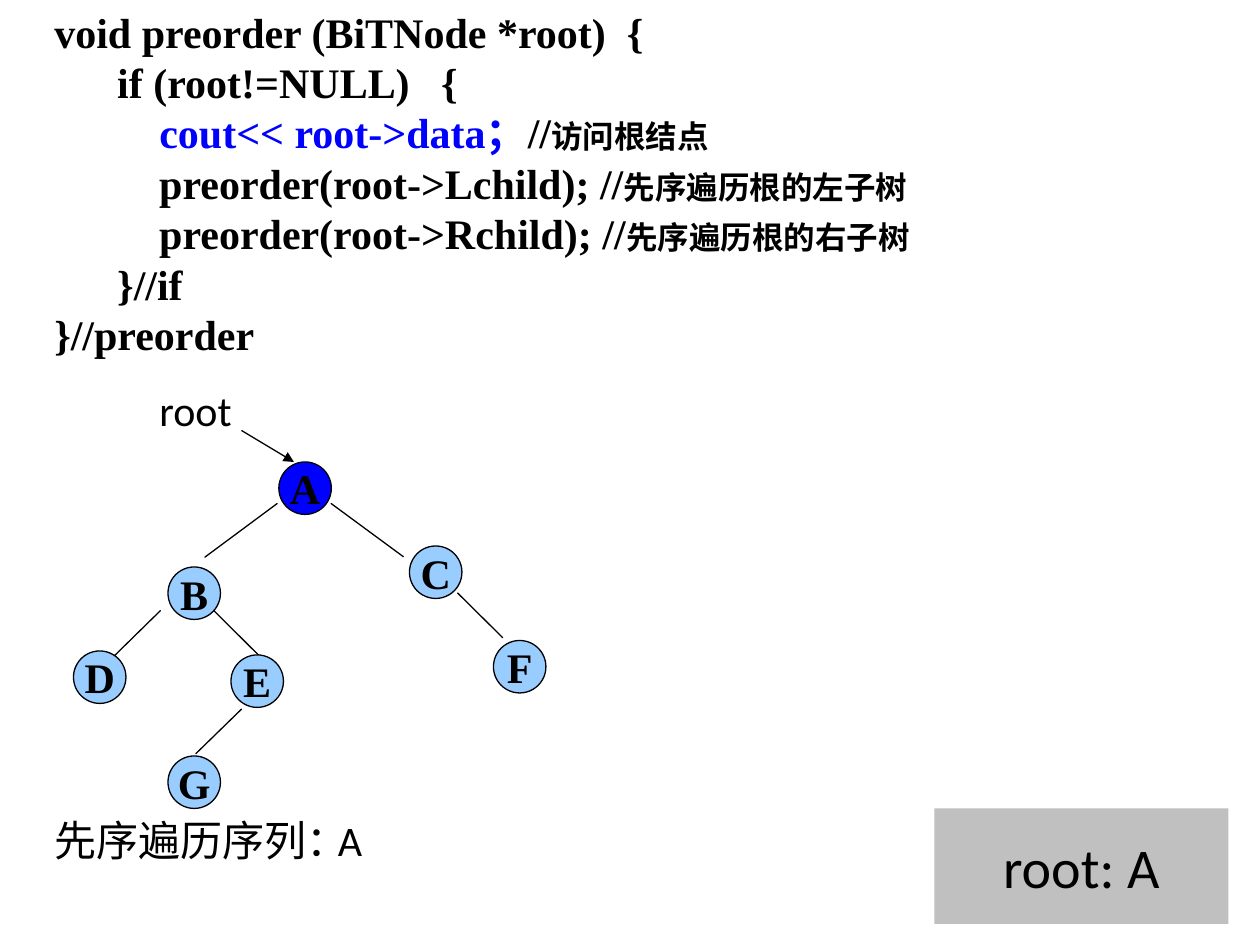
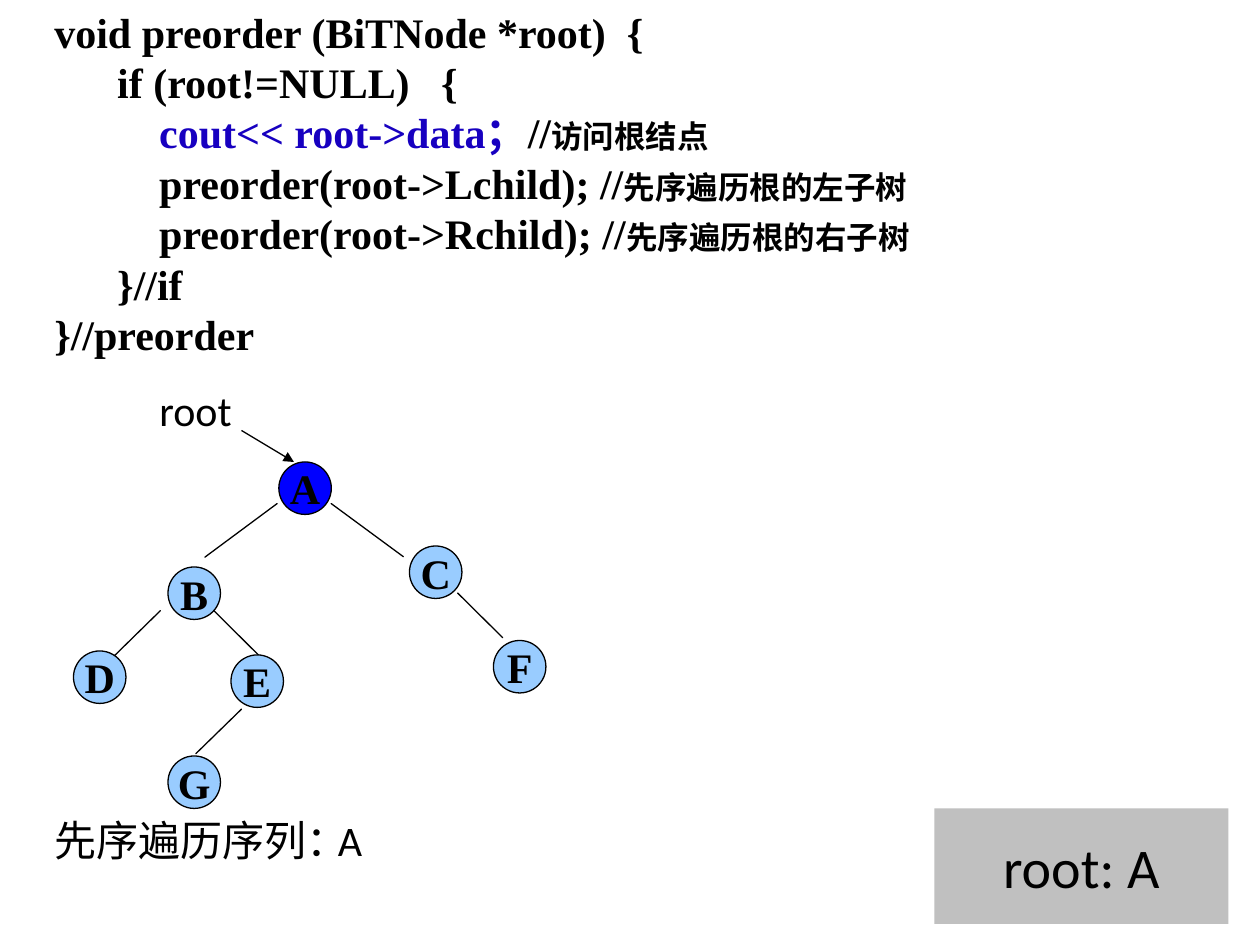
Before and after one commit to Gempittance/Data_Structur_Build, a slide deck: slide 56 of 数据结构PPT/ds6.pptx (slide 50 before the commit). Drawn at 1260x945 pixels with LibreOffice and Linux fonts; fonts in the diff are those of the drawing. Boxes give left, top, right and bottom in pixels: in the first picture for what was removed or moved away, otherwise in the second. Text is boxed around its words. In the diff, an @@ line names an element or a change of style, - is before the commit and + after.

```diff
--- a/数据结构PPT/ds6.pptx
+++ b/数据结构PPT/ds6.pptx
@@ text at [159, 119, 709, 155]: text colour #0000FF to #1700C0 in "cout<< root->data；//访问根结点" @@
```
Also in this commit, not shown: 19 other slides changed, 17 slides added.
